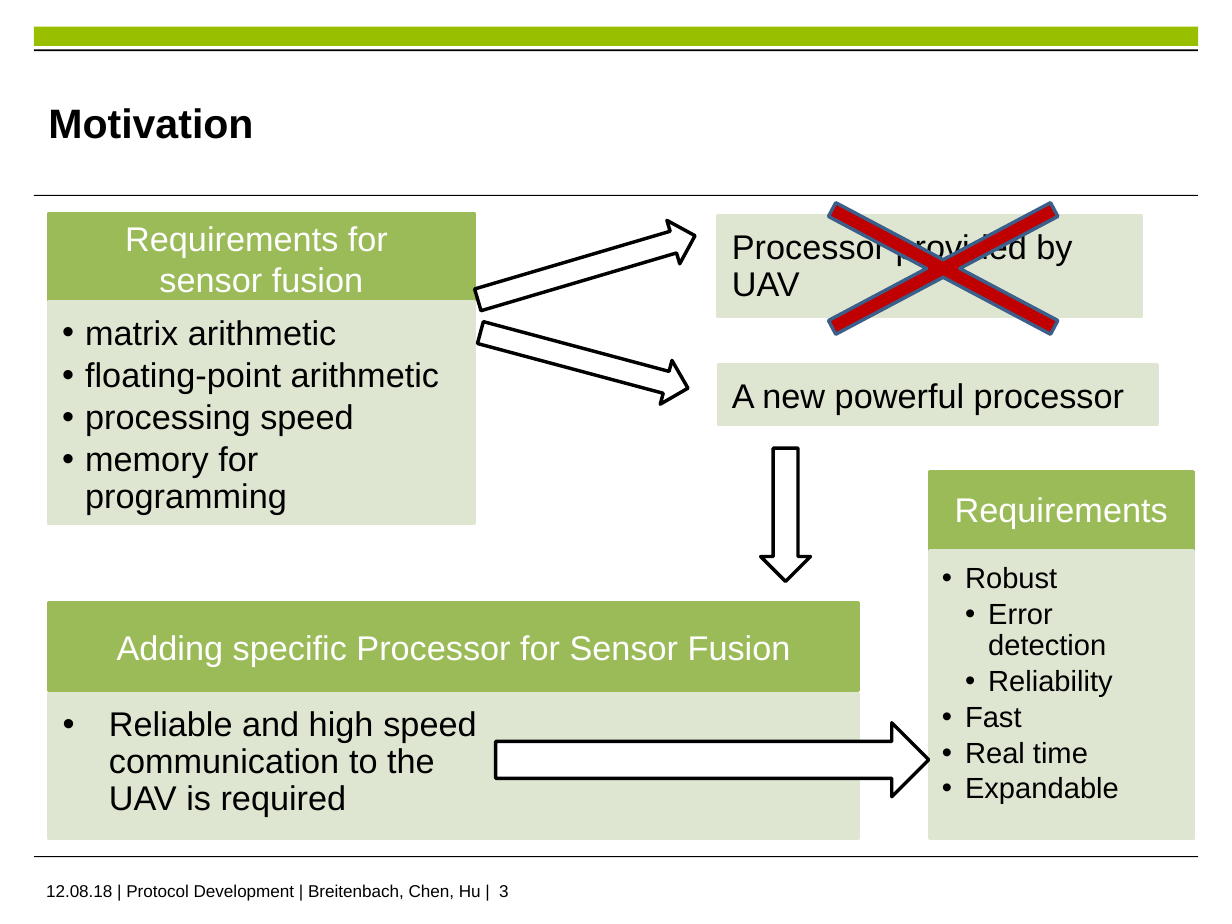
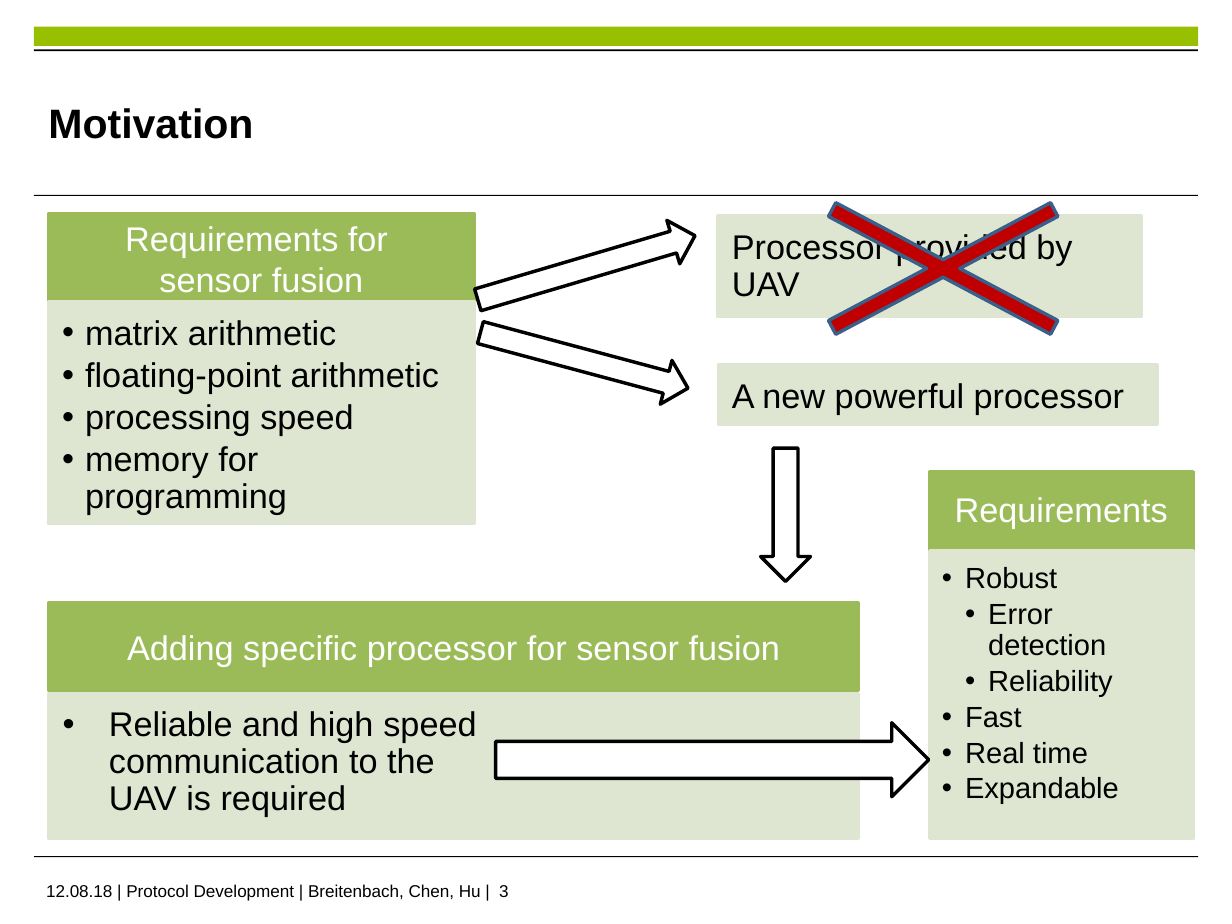
Before and after one commit to im-Kitsch/RMR_sensor_fusion, a slide deck: slide 3 of data/presentation/PS_presentation_FINAL.pptx. Drawn at 1232x924 pixels with LibreOffice and Linux fonts; fonts in the diff are those of the drawing; background and template pictures are left out. Boxes give left, top, right and bottom in pixels: in the first picture for what was removed or moved away, otherwise in the second. Text is boxed around its words. In the diff, an @@ line names an element or a change of style, - is before the commit and + after.

```diff
--- a/data/presentation/PS_presentation_FINAL.pptx
+++ b/data/presentation/PS_presentation_FINAL.pptx
@@ text at bbox=[127, 635, 780, 666]: text changed @@
-Adding specific Processor for Sensor Fusion
+Adding specific processor for sensor fusion
```
Also in this commit, not shown: 5 other slides changed, 1 other file.
